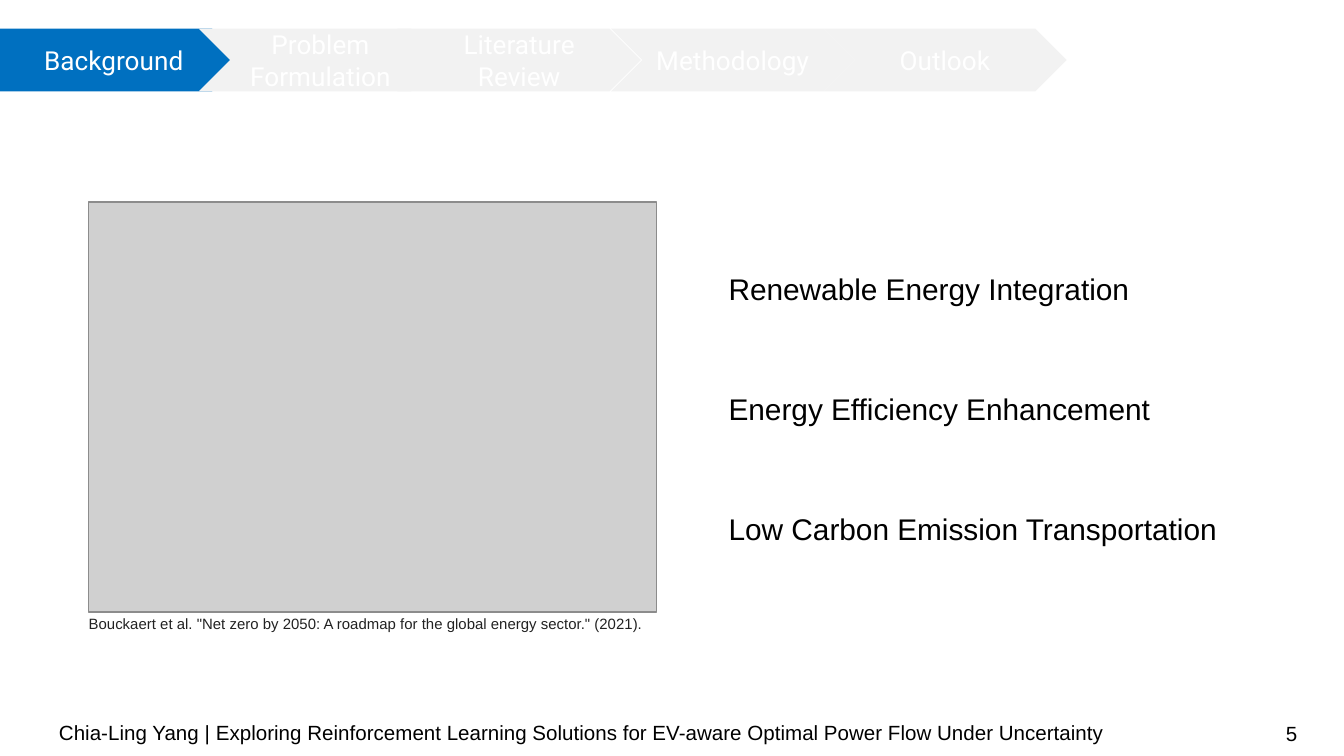
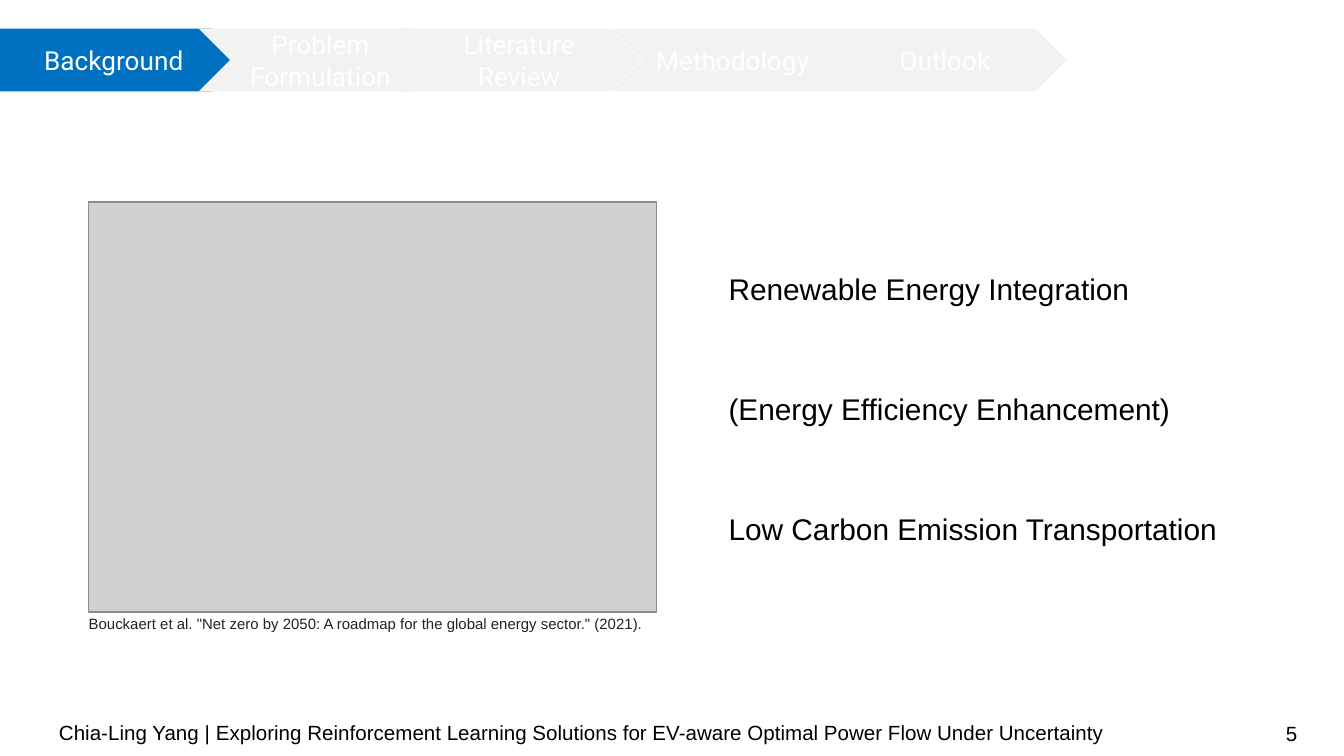
Before and after one commit to chialingyang7718/RL_OPF_EVaware, a slide deck: slide 5 of Mid-term Presentation.pptx. Drawn at 1344x756 pixels with LibreOffice and Linux fonts; fonts in the diff are those of the drawing; grey boxes stand for pictures; background and template pictures are left out. Boxes give left, top, right and bottom in pixels: in the first picture for what was removed or moved away, otherwise in the second. Text is boxed around its words. In the diff, an @@ line names an element or a change of style, - is before the commit and + after.

```diff
--- a/Mid-term Presentation.pptx
+++ b/Mid-term Presentation.pptx
@@ text at (x1=729, y1=398, x2=1170, y2=425): text changed @@
-Energy Efficiency Enhancement
+(Energy Efficiency Enhancement)
```
Also in this commit, not shown: 3 other slides changed, 1 slide added.
